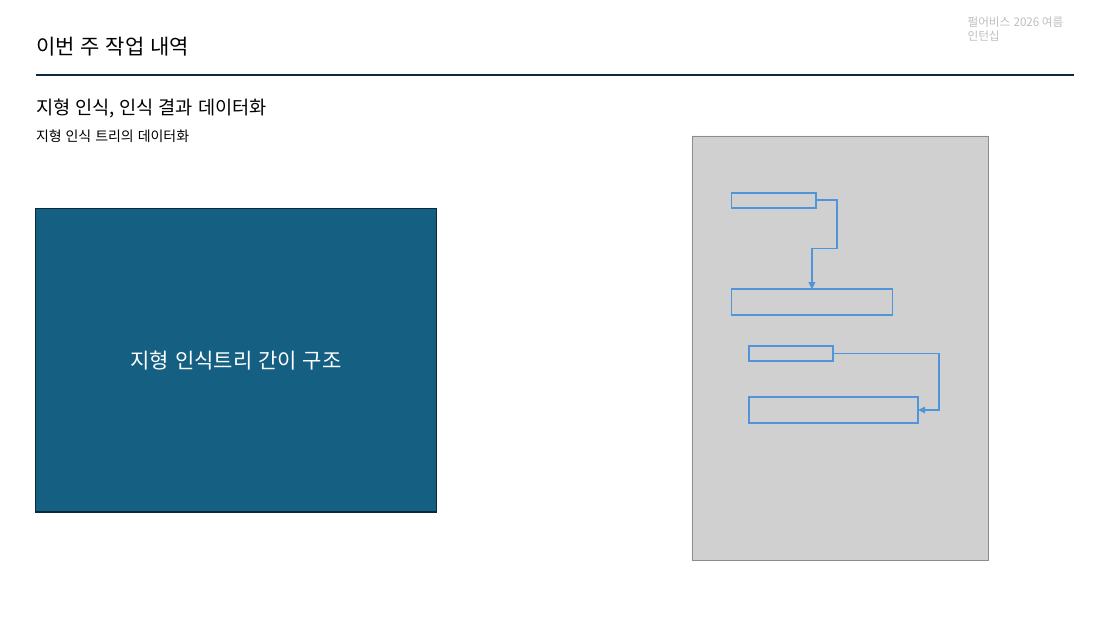
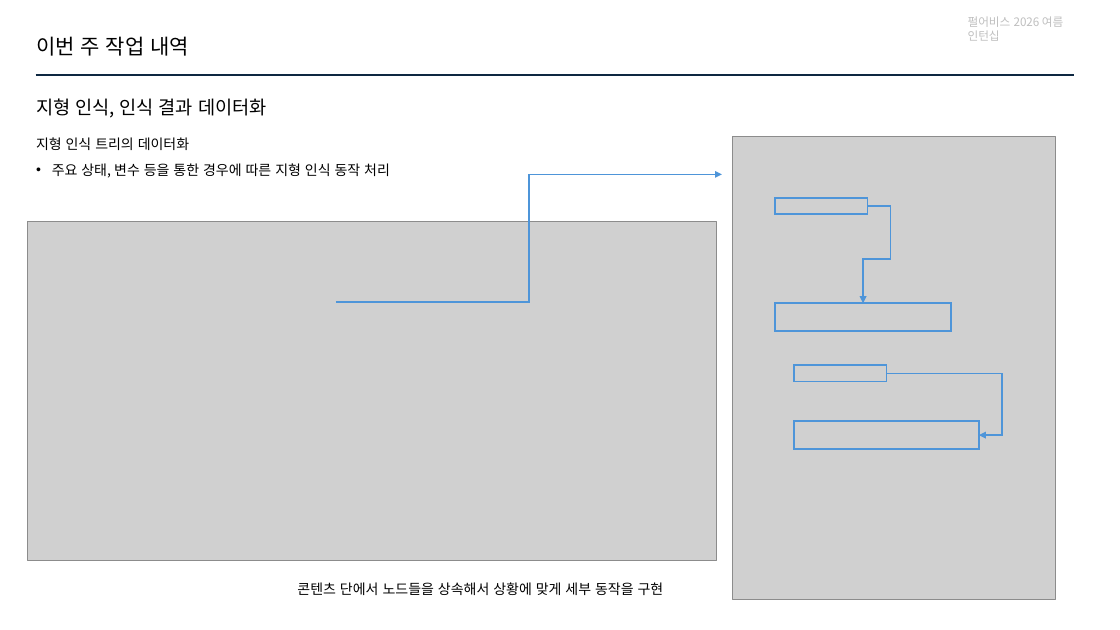
Before and after one commit to jhk0701/PA26-Character-Animation-Parkour, a slide deck: slide 5 of PPT/week6.pptx (slide 4 before the commit). Drawn at 1120x630 pixels with LibreOffice and Linux fonts; fonts in the diff are those of the drawing; grey boxes stand for pictures. Boxes give left, top, right and bottom in pixels: in the first picture for what was removed or moved away, otherwise in the second. Text is boxed around its words. In the diff, an @@ line names an element or a change of style, - is before the commit and + after.

Commit message:
Docs: ppt 업데이트

```diff
--- a/PPT/week6.pptx
+++ b/PPT/week6.pptx
@@ text at bbox=[36, 137, 189, 150]: line spacing 1 to 1.5 @@
@@ picture: place and size @@
-picture at bbox=[692, 136, 988, 560]
+picture at bbox=[733, 136, 1056, 600]
@@ text at bbox=[52, 163, 390, 178]: paragraph added @@
+• 주요 상태, 변수 등을 통한 경우에 따른 지형 인식 동작 처리
@@ elbow arrow added from (336, 302) to (723, 175), #4E95D9 1.5 pt @@
@@ rounded rectangle removed at bbox=[35, 208, 436, 513] @@
-지형 인식트리 간이 구조
@@ rectangle: place and size @@
-rectangle at bbox=[732, 193, 817, 208]
+rectangle at bbox=[776, 198, 868, 214]
@@ elbow arrow moved from (817, 201) - (812, 289) to (868, 207) - (864, 303) @@
@@ picture added at bbox=[28, 222, 717, 560] @@
@@ rectangle: place and size @@
-rectangle at bbox=[732, 289, 893, 315]
+rectangle at bbox=[776, 303, 951, 332]
@@ rectangle: place and size @@
-rectangle at bbox=[749, 346, 833, 361]
+rectangle at bbox=[794, 365, 886, 381]
@@ elbow arrow moved from (833, 354) - (918, 410) to (886, 374) - (979, 435) @@
@@ rectangle: place and size @@
-rectangle at bbox=[749, 397, 918, 423]
+rectangle at bbox=[794, 421, 979, 450]
@@ text added at bbox=[297, 582, 664, 595], 12 pt, text #000000 @@
+콘텐츠 단에서 노드들을 상속해서 상황에 맞게 세부 동작을 구현
```
Also in this commit, not shown: 5 other slides changed, 2 other files.
